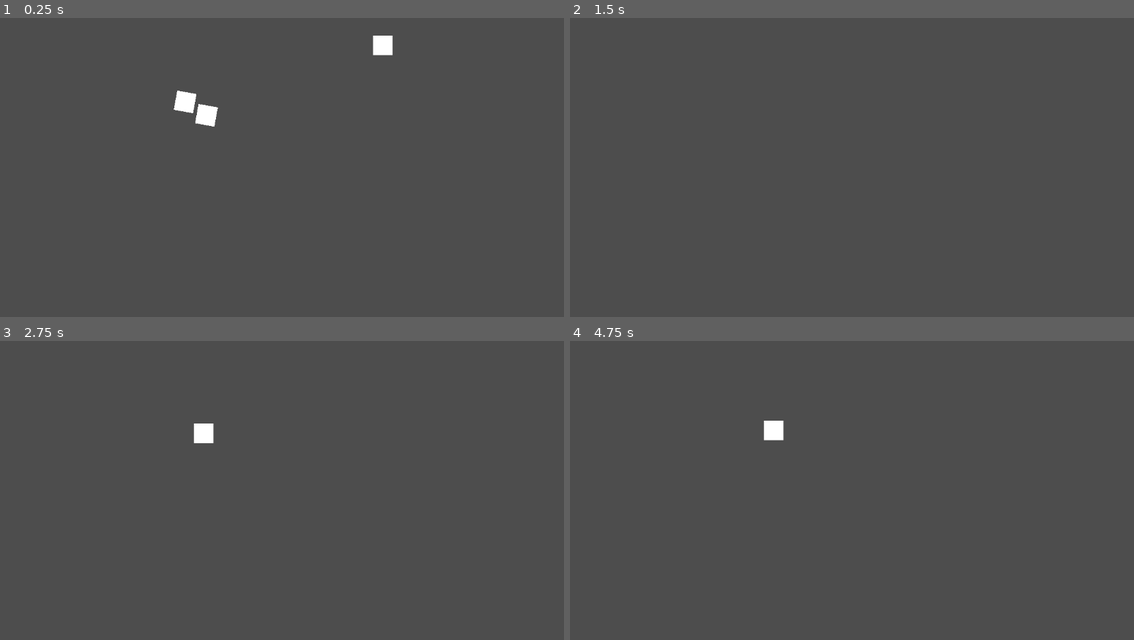
Above: before the commit, frames 1-4 (two rows, left to right).
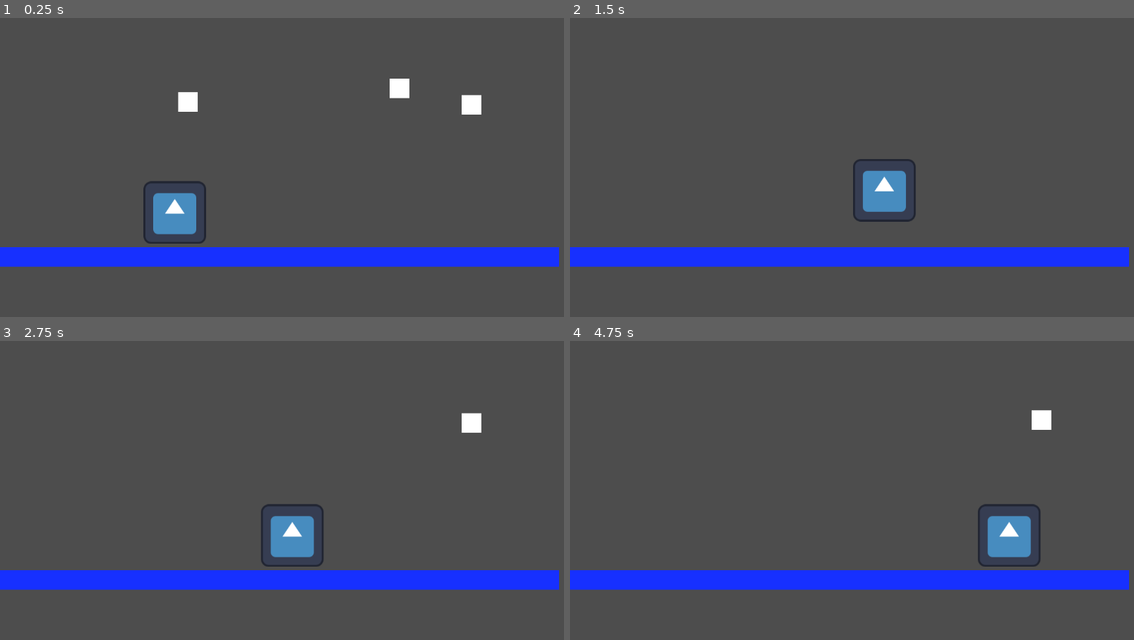
Above: after the commit, the same moments.

Repository: rcooper47/clockwork-kitchen
Game: Godot game, scene res://sample.tscn
Two runs of this game, one before a commit and one after it. Both use one fixed random seed, a clock stepped at 60 frames per second and the inputs below. The engine's default icon, where the game draws it, is replaced by a stand-in: a white triangle on a blue panel in a dark square.
Inputs:
- Up to frame 1 (0.25 s): no input
- Up to frame 2 (1.5 s): tap Enter (ui_accept) at 0.5, 0.6, 0.77, 1.07, 1.35 s; hold Right (ui_right) from 0.53 s (still down)
- Up to frame 3 (2.75 s): tap Enter (ui_accept) at 1.52, 1.82, 2.1 s; release Right (ui_right) at 2.03 s; hold Left (ui_left) from 2.03 s (still down)
- Up to frame 4 (4.75 s): release Left (ui_left) at 2.78 s; hold Right (ui_right) 2.78-4.28 s; tap Enter (ui_accept) at 2.85, 3.02, 3.32, 3.6, 3.77, 4.07, 4.35, 4.52 s; hold Left (ui_left) from 4.28 s (still down)

The runs differ from the first frame. In frame 1, 8.9% of the frame differs, in the area x 0-100%, y 5-84%; in frame 2, 7.9%; in frame 3, 8.4%; in frame 4, 8.4%.

Commit message:
Initial plate

Diff:
--- a/Spawner.gd
+++ b/Spawner.gd
@@ -19,3 +19,9 @@
 	pass
 	#spawn_food()
 	 # Replace with function body.
+func _on_table_body_entered(body):
+	body.queue_free()
+
+
+func _on_plate_body_body_entered(body):
+	body.queue_free()
--- a/food.gd
+++ b/food.gd
@@ -3,7 +3,12 @@
 
 # Called when the node enters the scene tree for the first time.
 func _ready():
-	pass # Replace with function body.
+	pass
+	#self.connect(
+		#'YOUR_SIGNAL_NAME',
+		#get_node('/root/plate/plateBody'),
+		#'_on_table_body_entered'
+	#)
 
 
 # Called every frame. 'delta' is the elapsed time since the previous frame.
@@ -11,10 +16,13 @@
 	pass
 
 
-func _on_table_body_entered(body):
-	body.queue_free()
+
 
 
 
 func _on_timer_timeout():
 	pass # Replace with function body.
+
+
+func _on_plate_body_body_entered(body):
+	body.queue_free()
--- a/food.tscn
+++ b/food.tscn
@@ -6,6 +6,8 @@
 size = Vector2(48, 51)
 
 [node name="food" type="RigidBody2D"]
+collision_layer = 4
+collision_mask = 3
 script = ExtResource("1_4ay8g")
 
 [node name="CollisionShape2D" type="CollisionShape2D" parent="."]
--- /dev/null
+++ b/forward_plate.gd
@@ -0,0 +1,32 @@
+extends CharacterBody2D
+
+
+const SPEED = 300.0
+const JUMP_VELOCITY = -400.0
+
+# Get the gravity from the project settings to be synced with RigidBody nodes.
+var gravity = ProjectSettings.get_setting("physics/2d/default_gravity")
+
+
+func _physics_process(delta):
+	# Add the gravity.
+	if not is_on_floor():
+		velocity.y += gravity * delta
+
+	# Handle jump.
+	if Input.is_action_just_pressed("ui_accept") and is_on_floor():
+		velocity.y = JUMP_VELOCITY
+
+	# Get the input direction and handle the movement/deceleration.
+	# As good practice, you should replace UI actions with custom gameplay actions.
+	var direction = Input.get_axis("ui_left", "ui_right")
+	if direction:
+		velocity.x = direction * SPEED
+	else:
+		velocity.x = move_toward(velocity.x, 0, SPEED)
+
+	move_and_slide()
+	for index in get_slide_collision_count():
+		var collision := get_slide_collision(index)
+		var body := collision.get_collider()
+		print("Collided with: ", body.name)
--- a/sample.tscn
+++ b/sample.tscn
@@ -1,8 +1,19 @@
-[gd_scene load_steps=5 format=3 uid="uid://c6f8ii2013kui"]
+[gd_scene load_steps=10 format=3 uid="uid://c6f8ii2013kui"]
 
 [ext_resource type="PackedScene" uid="uid://bh617frlfuel3" path="res://food.tscn" id="1_5y1yw"]
 [ext_resource type="Script" path="res://table.gd" id="2_5txlr"]
 [ext_resource type="Script" path="res://Spawner.gd" id="3_yiyl5"]
+[ext_resource type="Script" path="res://forward_plate.gd" id="4_d5tet"]
+[ext_resource type="Texture2D" uid="uid://b436idpwesawl" path="res://icon.svg" id="5_6cy0s"]
+
+[sub_resource type="CircleShape2D" id="CircleShape2D_ljwgx"]
+radius = 52.1536
+
+[sub_resource type="RectangleShape2D" id="RectangleShape2D_5yyel"]
+size = Vector2(135, 116)
+
+[sub_resource type="RectangleShape2D" id="RectangleShape2D_yx64f"]
+size = Vector2(1140.75, 49)
 
 [sub_resource type="RectangleShape2D" id="RectangleShape2D_v04c3"]
 size = Vector2(1155, 136)
@@ -12,14 +23,55 @@
 [node name="food" parent="." instance=ExtResource("1_5y1yw")]
 
 [node name="food2" parent="." instance=ExtResource("1_5y1yw")]
-position = Vector2(398, -116)
+position = Vector2(432, -28)
+
+[node name="Timer" type="Timer" parent="."]
+
+[node name="Spawner" type="Marker2D" parent="."]
+position = Vector2(579, 6)
+script = ExtResource("3_yiyl5")
+
+[node name="plate" type="CharacterBody2D" parent="."]
+position = Vector2(464, 360)
+collision_layer = 2
+collision_mask = 15
+script = ExtResource("4_d5tet")
+
+[node name="plateBody" type="Area2D" parent="plate"]
+position = Vector2(-464, -360)
+collision_layer = 16
+collision_mask = 4
+
+[node name="CollisionShape2D" type="CollisionShape2D" parent="plate/plateBody"]
+position = Vector2(354, 356)
+shape = SubResource("CircleShape2D_ljwgx")
+
+[node name="Sprite2D" type="Sprite2D" parent="plate"]
+position = Vector2(-107, 68)
+texture = ExtResource("5_6cy0s")
+
+[node name="CollisionShape2D" type="CollisionShape2D" parent="plate"]
+position = Vector2(-104.5, 73)
+shape = SubResource("RectangleShape2D_5yyel")
+
+[node name="platform" type="StaticBody2D" parent="."]
+collision_layer = 8
+collision_mask = 2
+
+[node name="CollisionShape2D" type="CollisionShape2D" parent="platform"]
+position = Vector2(570.625, 522)
+shape = SubResource("RectangleShape2D_yx64f")
+
+[node name="ColorRect" type="ColorRect" parent="platform"]
+offset_left = -1.0
+offset_top = 505.0
+offset_right = 1142.0
+offset_bottom = 545.0
+color = Color(0.0901961, 0.188235, 1, 1)
 
 [node name="table" type="Area2D" parent="."]
+collision_mask = 7
 script = ExtResource("2_5txlr")
-
-[node name="CollisionShape2D" type="CollisionShape2D" parent="table"]
-position = Vector2(570, 581)
-shape = SubResource("RectangleShape2D_v04c3")
 
 [node name="ColorRect" type="ColorRect" parent="table"]
 visible = false
@@ -29,12 +81,13 @@
 offset_bottom = 656.0
 color = Color(0.764706, 0.65098, 0.317647, 1)
 
-[node name="Timer" type="Timer" parent="."]
+[node name="CollisionShape2D" type="CollisionShape2D" parent="table"]
+position = Vector2(570, 581)
+shape = SubResource("RectangleShape2D_v04c3")
 
-[node name="Spawner" type="Marker2D" parent="."]
-position = Vector2(32, 27)
-script = ExtResource("3_yiyl5")
-
+[connection signal="timeout" from="Timer" to="Spawner" method="_on_timer_timeout"]
+[connection signal="body_entered" from="plate/plateBody" to="food" method="_on_plate_body_body_entered"]
+[connection signal="body_entered" from="plate/plateBody" to="Spawner" method="_on_plate_body_body_entered"]
 [connection signal="body_entered" from="table" to="food" method="_on_table_body_entered"]
 [connection signal="body_entered" from="table" to="food2" method="_on_table_body_entered"]
-[connection signal="timeout" from="Timer" to="Spawner" method="_on_timer_timeout"]
+[connection signal="body_entered" from="table" to="Spawner" method="_on_table_body_entered"]
